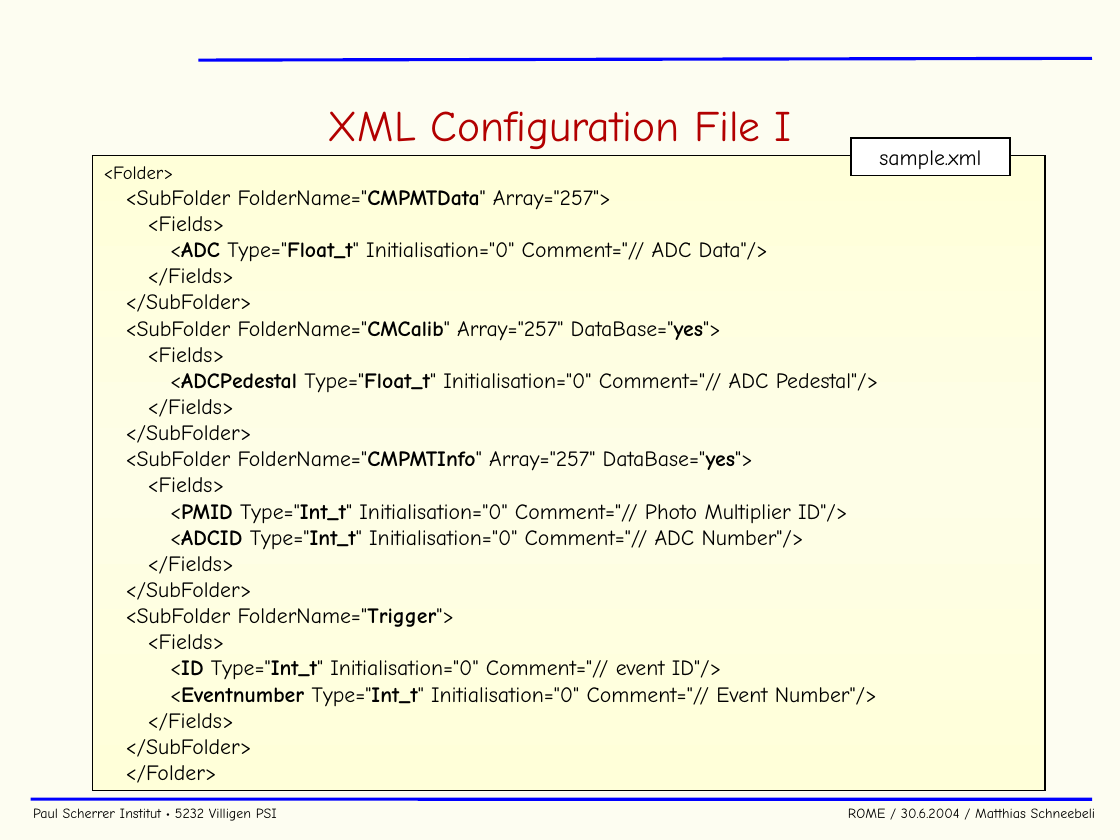
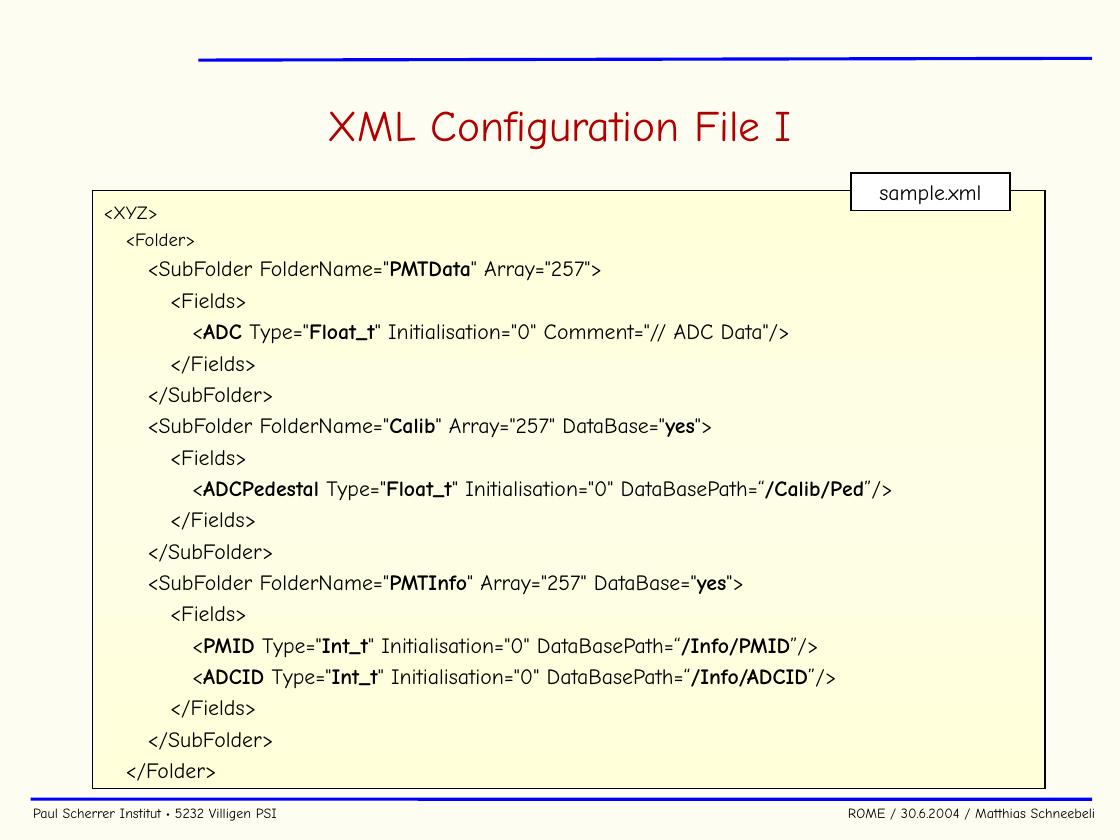
Before and after one commit to cjpl/rome, a slide deck: slide 26 of documentation/ROME.ppt (slide 27 before the commit). Drawn at 1120x840 pixels with LibreOffice and Linux fonts; fonts in the diff are those of the drawing; background and template pictures are left out. Boxes give left, top, right and bottom in pixels: in the first picture for what was removed or moved away, otherwise in the second. Text is boxed around its words. In the diff, an @@ line names an element or a change of style, - is before the commit and + after.

```diff
--- a/documentation/ROME.ppt
+++ b/documentation/ROME.ppt
@@ rectangle "sample.xml": place and size @@
-rectangle "sample.xml" at [851, 138, 1010, 176]
+rectangle "sample.xml" at [851, 174, 1010, 212]
@@ rectangle "<XYZ>": place and size @@
-rectangle "<XYZ>" at [93, 156, 1045, 791]
+rectangle "<XYZ>" at [93, 190, 1045, 788]
@@ text in rectangle at [104, 206, 158, 219]: paragraph added @@
+<XYZ>
@@ text in rectangle at [126, 233, 790, 781]: list level 1 to 2 in "<Folder>"; line spacing 1 to 1.2; list level 3 to 4 in "<Fields>"; list level 4 to 5 in "<ADC Type="Float_t" Initialisation="0" Comment="// ADC ..."; list level 3 to 4 in "</Fields>"; list level 2 to 3 in "</SubFolder>"; list level 1 to 2 in "</Folder>" @@
@@ text in rectangle at [148, 261, 602, 281]: text changed @@
-  <SubFolder FolderName="CMPMTData" Array="257">
+    <SubFolder FolderName="PMTData" Array="257">
@@ text in rectangle at [148, 418, 712, 438]: text changed @@
-  <SubFolder FolderName="CMCalib" Array="257" DataBase="yes">
+    <SubFolder FolderName="Calib" Array="257" DataBase="yes">
@@ text in rectangle at [192, 480, 893, 501]: text changed @@
-      <ADCPedestal Type="Float_t" Initialisation="0" Comment="// ADC Pedestal"/>
+        <ADCPedestal Type="Float_t" Initialisation="0" DataBasePath=“/Calib/Ped”/>
@@ text in rectangle at [148, 575, 744, 595]: text changed @@
-  <SubFolder FolderName="CMPMTInfo" Array="257" DataBase="yes">
+    <SubFolder FolderName="PMTInfo" Array="257" DataBase="yes">
@@ text in rectangle at [192, 637, 837, 689]: text changed @@
-      <PMID Type="Int_t" Initialisation="0" Comment="// Photo Multiplier ID"/>
-      <ADCID Type="Int_t" Initialisation="0" Comment="// ADC Number"/>
-    </Fields>
-  </SubFolder>
-  <SubFolder FolderName="Trigger">
-    <Fields>
-      <ID Type="Int_t" Initialisation="0" Comment="// event ID"/>
-      <Eventnumber Type="Int_t" Initialisation="0" Comment="// Event Number"/>
+        <PMID Type="Int_t" Initialisation="0" DataBasePath=“/Info/PMID”/>
+        <ADCID Type="Int_t" Initialisation="0" DataBasePath=“/Info/ADCID”/>
```
Also in this commit, not shown: 15 other slides changed, 15 other files.
